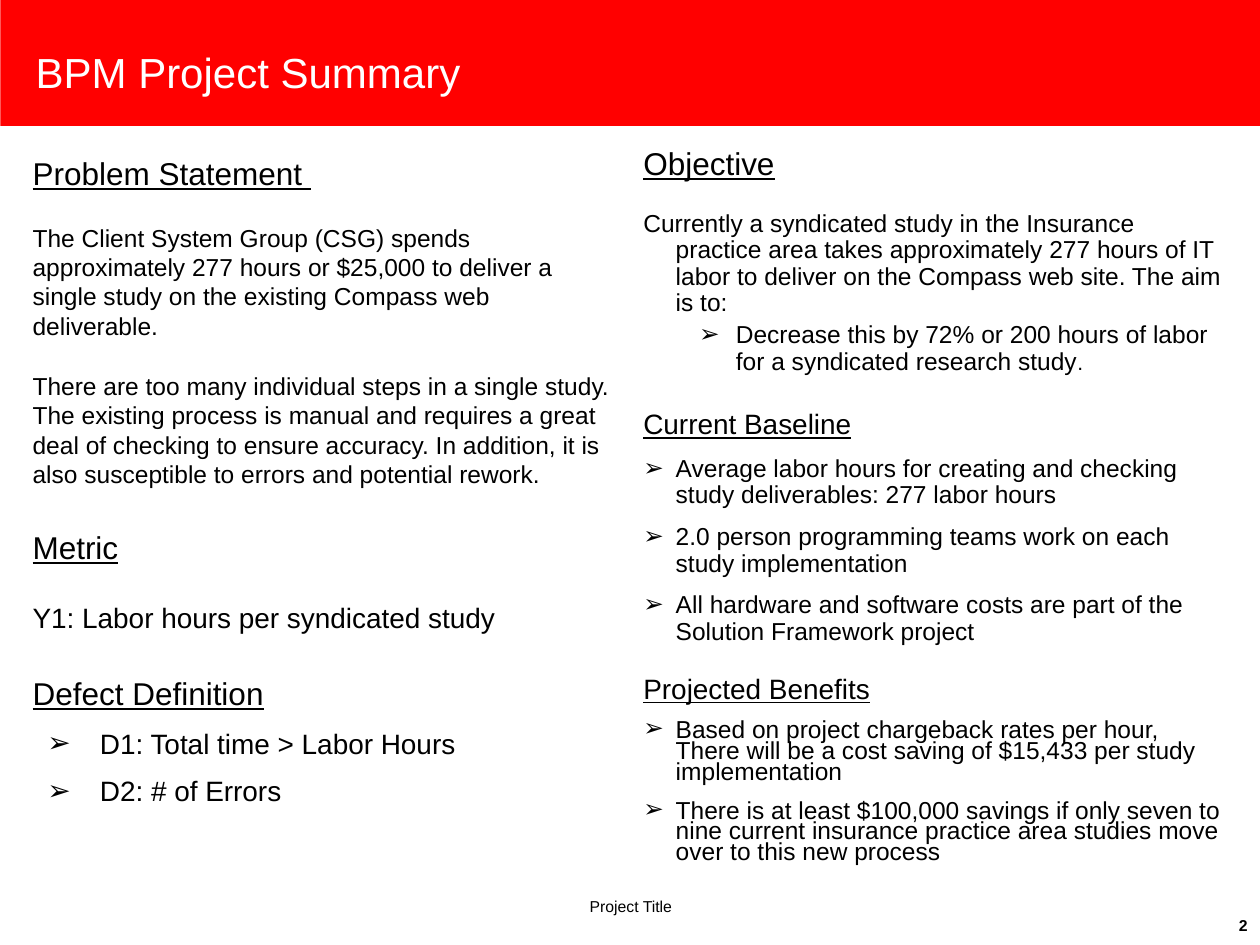
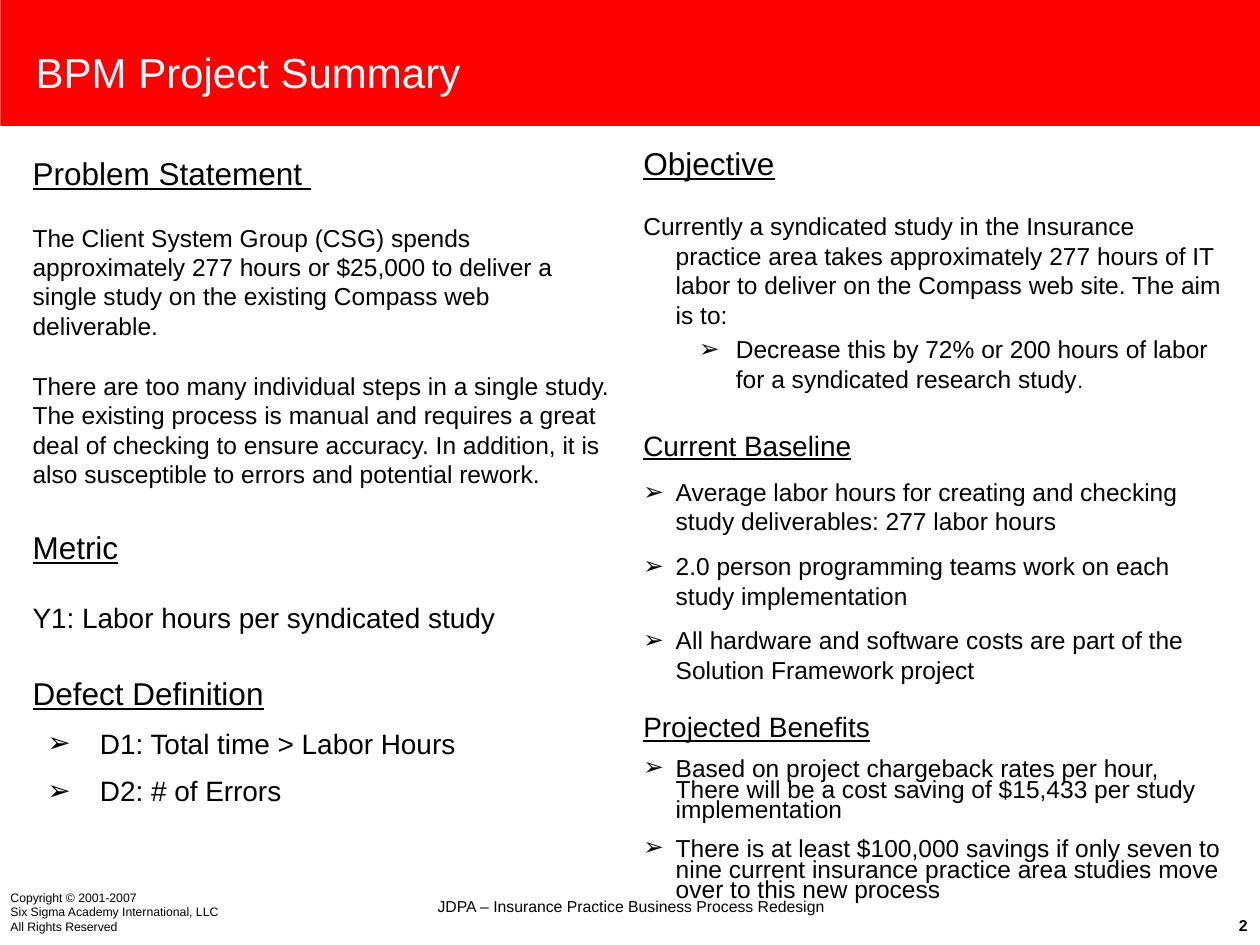
Before and after one commit to PatrickDesbrow/Management-Lean-Six-Sigma, a slide deck: slide 2 of Project - Technology Transformation/Toll Gate Presentation - Analyze.ppt. Drawn at 1260x945 pixels with LibreOffice and Linux fonts; fonts in the diff are those of the drawing. Boxes give left, top, right and bottom in pixels: in the first picture for what was removed or moved away, otherwise in the second. Text is boxed around its words. In the diff, an @@ line names an element or a change of style, - is before the commit and + after.

Commit message:
2 Six Sigma DMAIC Project Tollgate Presentations

```diff
--- a/Project - Technology Transformation/Toll Gate Presentation - Analyze.ppt
+++ b/Project - Technology Transformation/Toll Gate Presentation - Analyze.ppt
@@ text at <box>643,217,1221,684</box>: line spacing 0.9 to 1 @@
@@ text added at <box>10,893,218,934</box>, 7 pt, text #000000 @@
+Copyright © 2001-2007
+Six Sigma Academy International, LLC
+All Rights Reserved
@@ text at <box>438,900,825,916</box>: text changed @@
-Project Title
+JDPA – Insurance Practice Business Process Redesign
```
Also in this commit, not shown: 13 other slides changed, 8 other files.
